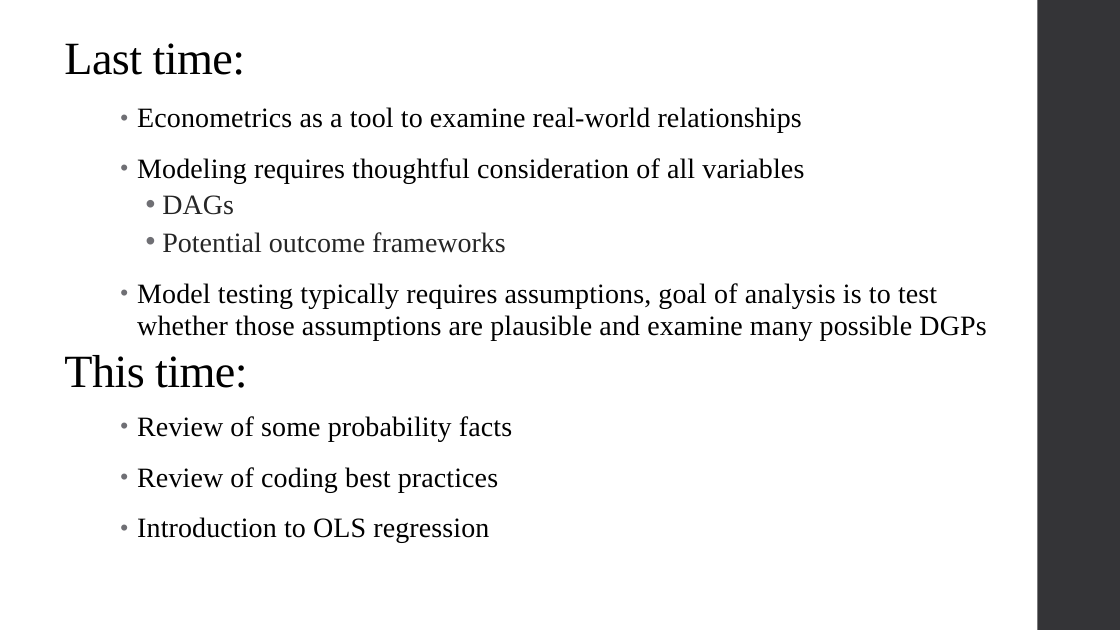
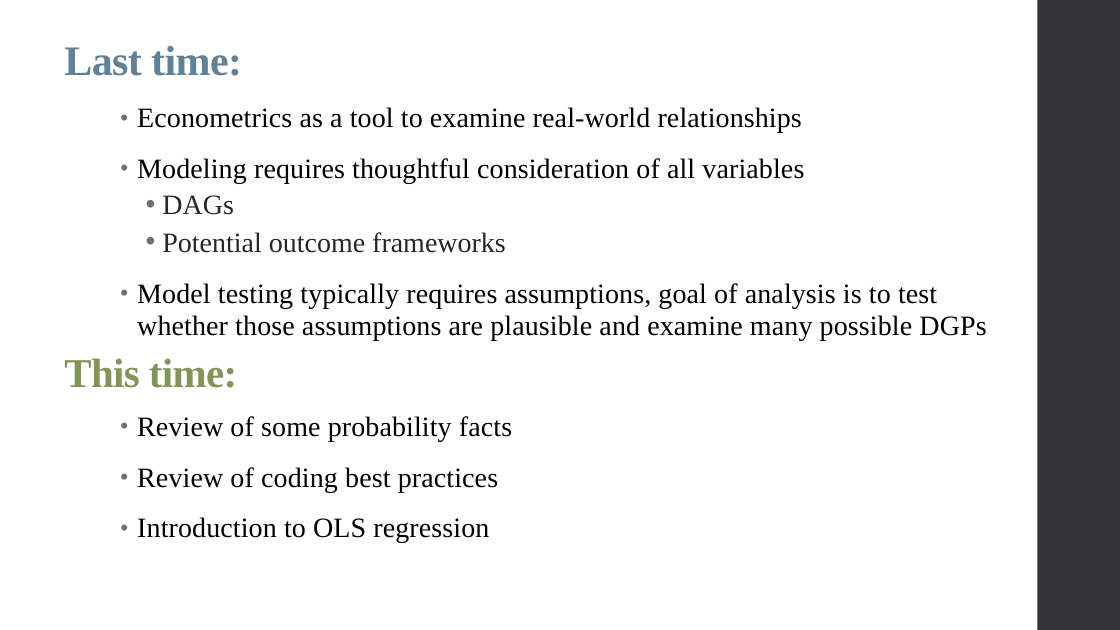
Before and after one commit to qiufei/fork-HAD5744, a slide deck: slide 3 of Lecture02_UnivariateOLS/Lecture2_OLS_2022F.pptx. Drawn at 1120x630 pixels with LibreOffice and Linux fonts; fonts in the diff are those of the drawing. Boxes give left, top, right and bottom in pixels: in the first picture for what was removed or moved away, otherwise in the second. Text is boxed around its words. In the diff, an @@ line names an element or a change of style, - is before the commit and + after.

```diff
--- a/Lecture02_UnivariateOLS/Lecture2_OLS_2022F.pptx
+++ b/Lecture02_UnivariateOLS/Lecture2_OLS_2022F.pptx
@@ title "Last time:" at (64,46,242,76): size 39.6 to 36 pt, text colour #000000 to #618197, bold on @@
@@ text "This time:" at (64,358,237,388): size 39.6 to 35.1 pt, text colour #000000 to #81955B, bold on; line spacing 0.8 to 0.9 @@
```
Also in this commit, not shown: 7 other slides changed, 8 slides added, 8 other files.
